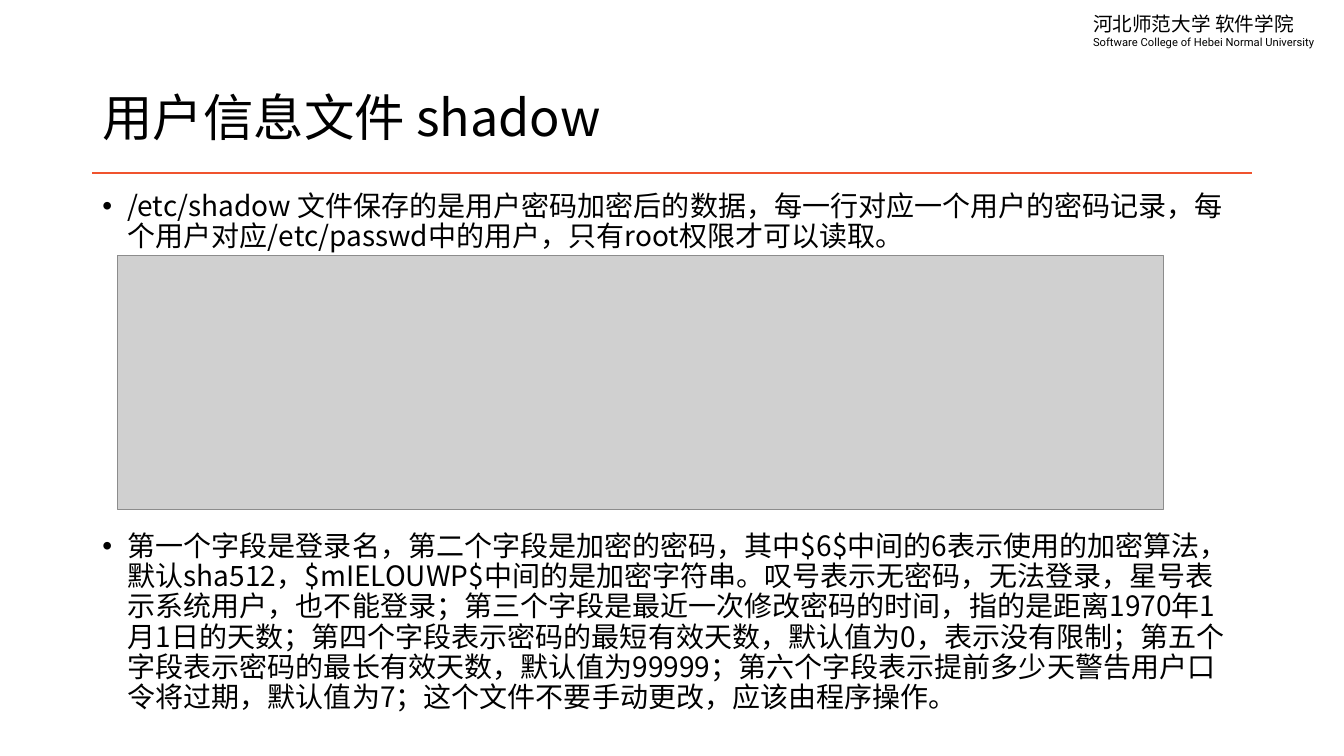
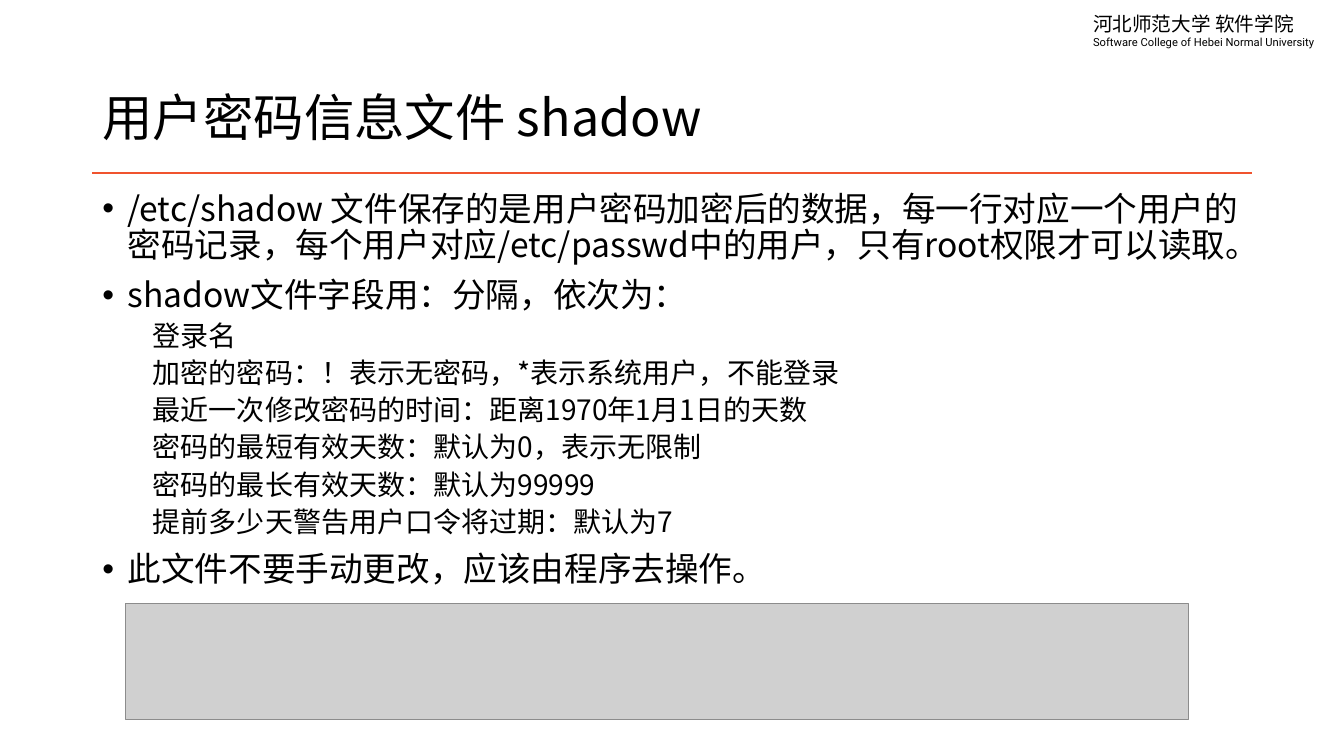
Before and after one commit to edu2act/course-linux-system, a slide deck: slide 5 of materials/slides/ch05-user-managment.pptx (slide 4 before the commit). Drawn at 1344x756 pixels with LibreOffice and Linux fonts; fonts in the diff are those of the drawing; grey boxes stand for pictures. Boxes give left, top, right and bottom in pixels: in the first picture for what was removed or moved away, otherwise in the second. Text is boxed around its words. In the diff, an @@ line names an element or a change of style, - is before the commit and + after.

```diff
--- a/materials/slides/ch05-user-managment.pptx
+++ b/materials/slides/ch05-user-managment.pptx
@@ title at [102,93,702,141]: text changed @@
-用户信息文件 shadow
+用户密码信息文件 shadow
@@ text at [128,192,1259,265]: size 20 to 24 pt in "/etc/shadow 文件保存的是用户密码加密后的数据，每一行对应一个用户的密码记录，每个用户对应/etc/passw ..." @@
@@ picture removed at [118,255,1164,509] @@
@@ text at [128,278,839,585]: text changed @@
-• 第一个字段是登录名，第二个字段是加密的密码，其中$6$中间的6表示使用的加密算法，默认sha512，$mIELOUWP$中间的是加密字符串。叹号表示无密码，无法登录，星号表示系统用户，也不能登录；第三个字段是最近一次修改密码的时间，指的是距离1970年1月1日的天数；第四个字段表示密码的最短有效天数，默认值为0，表示没有限制；第五个字段表示密码的最长有效天数，默认值为99999；第六个字段表示提前多少天警告用户口令将过期，默认值为7；这个文件不要手动更改，应该由程序操作。
+• shadow文件字段用：分隔，依次为：
+  登录名
+  加密的密码：！表示无密码，*表示系统用户，不能登录
+  最近一次修改密码的时间：距离1970年1月1日的天数
+  密码的最短有效天数：默认为0，表示无限制
+  密码的最长有效天数：默认为99999
+  提前多少天警告用户口令将过期：默认为7
+• 此文件不要手动更改，应该由程序去操作。
@@ picture added at [125,604,1188,720] @@
```
Also in this commit, not shown: 11 other slides changed, 2 slides added, 4 slides removed, 4 other files.
